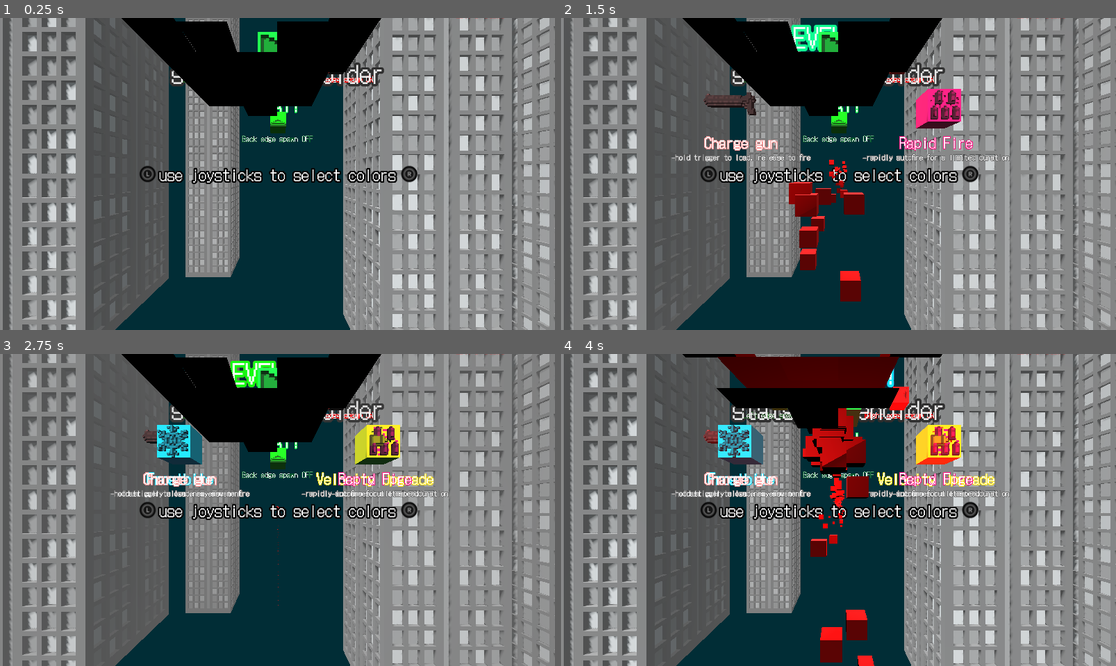
Above: before the commit, frames 1-4 (two rows, left to right).
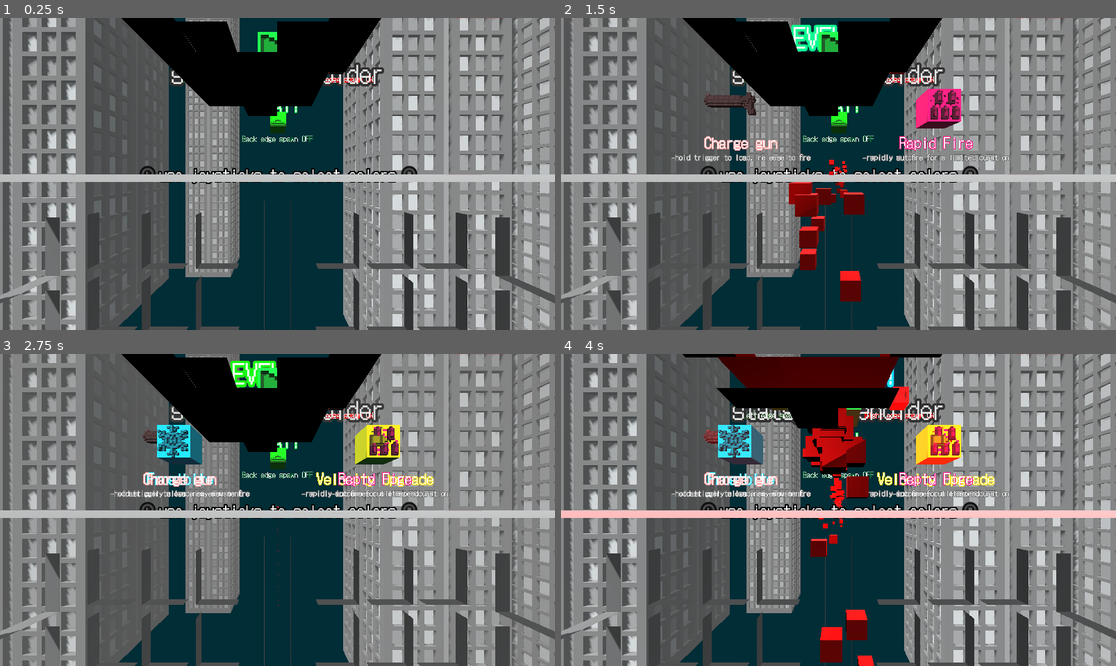
Above: after the commit, the same moments.

Repository: Majsek/Project_BC
Game: Godot game, scene res://scenes/world.tscn
Two runs of this game, one before a commit and one after it. Both use one fixed random seed, a clock stepped at 60 frames per second and the inputs below.
Inputs:
- Up to frame 1 (0.25 s): no input
- Up to frame 2 (1.5 s): tap Enter (ui_accept) at 0.5, 0.77 s; hold Right (ui_right) 0.53-1.28 s; hold Down (ui_down) from 1.28 s (still down)
- Up to frame 3 (2.75 s): tap Enter (ui_accept) at 1.52 s; release Down (ui_down) at 2.03 s; hold Right (ui_right) from 2.03 s (still down)
- Up to frame 4 (4 s): release Right (ui_right) at 2.78 s; hold Up (ui_up) 2.78-3.53 s; tap Enter (ui_accept) at 3.02, 3.77 s; hold Left (ui_left) from 3.53 s (still down)

The runs differ from the first frame. In frame 1, 7.6% of the frame differs, in the area x 0-100%, y 50-100%; in frame 2, 7.6%; in frame 3, 7.5%; in frame 4, 7.7%.

Commit message:
+main skyscraper

Diff:
--- a/scenes/world.tscn
+++ b/scenes/world.tscn
@@ -6,7 +6,10 @@
 [ext_resource type="PackedScene" uid="uid://vd37jqwc1uth" path="res://scenes/control_cube.tscn" id="4_58r8i"]
 [ext_resource type="FontFile" uid="uid://xgy32fq5inad" path="res://DotGothic16-Regular.ttf" id="4_341gc"]
 [ext_resource type="ArrayMesh" uid="uid://cfoe3xo81i70l" path="res://objects/buildings/skyscraper1.1.obj" id="5_cduau"]
+[ext_resource type="ArrayMesh" uid="uid://qyjx0rspamqq" path="res://objects/buildings/skyscraper1.obj" id="5_svqlb"]
 [ext_resource type="ArrayMesh" uid="uid://bdex5i2ohbysw" path="res://objects/buildings/skyscraper2.obj" id="6_e4aek"]
+[ext_resource type="Texture2D" uid="uid://dwjh87f01hk6" path="res://objects/buildings/skyscraper1.png" id="6_oyqah"]
+[ext_resource type="Texture2D" uid="uid://de8lcwfnu3633" path="res://objects/buildings/skyscraper1.1.png" id="8_rlaso"]
 
 [sub_resource type="Environment" id="Environment_aqajr"]
 reflected_light_source = 2
@@ -79,6 +82,17 @@
 }
 point_count = 5
 
+[sub_resource type="StandardMaterial3D" id="StandardMaterial3D_2ka38"]
+albedo_color = Color(0.760784, 0.760784, 0.760784, 1)
+albedo_texture = ExtResource("6_oyqah")
+rim_tint = 1.0
+
+[sub_resource type="StandardMaterial3D" id="StandardMaterial3D_y0yhm"]
+albedo_texture = ExtResource("8_rlaso")
+rim = 0.35
+rim_tint = 1.0
+grow_amount = -14.901
+
 [node name="world" type="Node3D"]
 script = ExtResource("1_q1cpw")
 
@@ -135,71 +149,90 @@
 transform = Transform3D(-0.889631, -0.113367, 0.442386, 0.454906, -0.305297, 0.836573, 0.0402193, 0.945485, 0.323173, 13.1349, 8.21034, 4.09577)
 light_energy = 0.262
 
+[node name="Skyscraper0" type="MeshInstance3D" parent="."]
+transform = Transform3D(12.5, 0, 0, 0, 12.5, 0, 0, 0, 12.5, 0, -156.252, 0)
+mesh = ExtResource("5_svqlb")
+surface_material_override/0 = SubResource("StandardMaterial3D_2ka38")
+
 [node name="Skyscraper1" type="MeshInstance3D" parent="." groups=["skyscrapers"]]
 transform = Transform3D(10, 0, 1.13687e-13, 0, 10, 0, -1.13687e-13, 0, 10, 42.7665, -57.1248, -66.917)
 mesh = ExtResource("5_cduau")
+surface_material_override/0 = SubResource("StandardMaterial3D_y0yhm")
 
 [node name="Skyscraper2" type="MeshInstance3D" parent="." groups=["skyscrapers"]]
 transform = Transform3D(10, 0, 1.13687e-13, 0, 10, 0, -1.13687e-13, 0, 10, 120.95, -143.858, -86.5721)
 mesh = ExtResource("6_e4aek")
 skeleton = NodePath("../Skyscraper1")
+surface_material_override/0 = SubResource("StandardMaterial3D_y0yhm")
 
 [node name="Skyscraper3" type="MeshInstance3D" parent="." groups=["skyscrapers"]]
 transform = Transform3D(-4.37114e-07, 0, 10, 0, 10, 0, -10, 0, -4.37114e-07, -49.0174, -72.719, -159.667)
 mesh = ExtResource("5_cduau")
 skeleton = NodePath("../Skyscraper1")
+surface_material_override/0 = SubResource("StandardMaterial3D_y0yhm")
 
 [node name="Skyscraper4" type="MeshInstance3D" parent="." groups=["skyscrapers"]]
 transform = Transform3D(-10, 0, -8.74228e-07, 0, 10, 0, 8.74228e-07, 0, -10, -166.573, -26.1292, 14.4271)
 mesh = ExtResource("5_cduau")
+surface_material_override/0 = SubResource("StandardMaterial3D_y0yhm")
 
 [node name="Skyscraper5" type="MeshInstance3D" parent="." groups=["skyscrapers"]]
 transform = Transform3D(-4.37114e-07, 0, 10, 0, 10, 0, -10, 0, -4.37114e-07, -55.4855, -37.8581, -57.7487)
 mesh = ExtResource("5_cduau")
 skeleton = NodePath("../Skyscraper1")
+surface_material_override/0 = SubResource("StandardMaterial3D_y0yhm")
 
 [node name="Skyscraper6" type="MeshInstance3D" parent="." groups=["skyscrapers"]]
 transform = Transform3D(-4.37114e-07, 0, 10, 0, 10, 0, -10, 0, -4.37114e-07, -129.665, -72.719, -21.3415)
 mesh = ExtResource("5_cduau")
 skeleton = NodePath("../Skyscraper1")
+surface_material_override/0 = SubResource("StandardMaterial3D_y0yhm")
 
 [node name="Skyscraper7" type="MeshInstance3D" parent="." groups=["skyscrapers"]]
 transform = Transform3D(1.31134e-06, 0, -10, 0, 10, 0, 10, 0, 1.31134e-06, 205.205, -20.1886, 25.1612)
 mesh = ExtResource("5_cduau")
+surface_material_override/0 = SubResource("StandardMaterial3D_y0yhm")
 
 [node name="Skyscraper8" type="MeshInstance3D" parent="." groups=["skyscrapers"]]
 transform = Transform3D(10, 0, 2.27374e-13, 0, 10, 0, -2.27374e-13, 0, 10, 184.073, -55.3206, -39.7345)
 mesh = ExtResource("5_cduau")
 skeleton = NodePath("../Skyscraper1")
+surface_material_override/0 = SubResource("StandardMaterial3D_y0yhm")
 
 [node name="Skyscraper9" type="MeshInstance3D" parent="." groups=["skyscrapers"]]
 transform = Transform3D(1.31134e-06, 0, -10, 0, 10, 0, 10, 0, 1.31134e-06, 118.409, -78.0079, 81.3794)
 mesh = ExtResource("6_e4aek")
 skeleton = NodePath("../Skyscraper1")
+surface_material_override/0 = SubResource("StandardMaterial3D_y0yhm")
 
 [node name="Skyscraper14" type="MeshInstance3D" parent="." groups=["skyscrapers"]]
 transform = Transform3D(1.31134e-06, 0, -10, 0, 10, 0, 10, 0, 1.31134e-06, 66.2713, -89.5398, 181.423)
 mesh = ExtResource("6_e4aek")
 skeleton = NodePath("../Skyscraper1")
+surface_material_override/0 = SubResource("StandardMaterial3D_y0yhm")
 
 [node name="Skyscraper10" type="MeshInstance3D" parent="." groups=["skyscrapers"]]
 transform = Transform3D(-10, 0, -8.74228e-07, 0, 10, 0, 8.74228e-07, 0, -10, -121.05, -69.9671, 36.4708)
 mesh = ExtResource("5_cduau")
+surface_material_override/0 = SubResource("StandardMaterial3D_y0yhm")
 
 [node name="Skyscraper11" type="MeshInstance3D" parent="." groups=["skyscrapers"]]
 transform = Transform3D(-10, 0, -8.74228e-07, 0, 10, 0, 8.74228e-07, 0, -10, -130.839, -109.098, 116.079)
 mesh = ExtResource("6_e4aek")
 skeleton = NodePath("../Skyscraper1")
+surface_material_override/0 = SubResource("StandardMaterial3D_y0yhm")
 
 [node name="Skyscraper12" type="MeshInstance3D" parent="." groups=["skyscrapers"]]
 transform = Transform3D(-10, 0, -8.74228e-07, 0, 10, 0, 8.74228e-07, 0, -10, -29.5354, -124.963, 122.238)
 mesh = ExtResource("5_cduau")
 skeleton = NodePath("../Skyscraper1")
+surface_material_override/0 = SubResource("StandardMaterial3D_y0yhm")
 
 [node name="Skyscraper13" type="MeshInstance3D" parent="." groups=["skyscrapers"]]
 transform = Transform3D(1.31134e-06, 0, -10, 0, 10, 0, 10, 0, 1.31134e-06, 39.4359, -124.963, 122.238)
 mesh = ExtResource("5_cduau")
 skeleton = NodePath("../Skyscraper1")
+surface_material_override/0 = SubResource("StandardMaterial3D_y0yhm")
 
 [node name="start_cube" parent="." groups=["control_cubes"] instance=ExtResource("4_58r8i")]
 transform = Transform3D(0.25, 0, 0, 0, 0.25, 0, 0, 0, 0.25, 0, 1.1, -2)
Not shown: 1 places in scenes/world.tscn that only renumber resources
